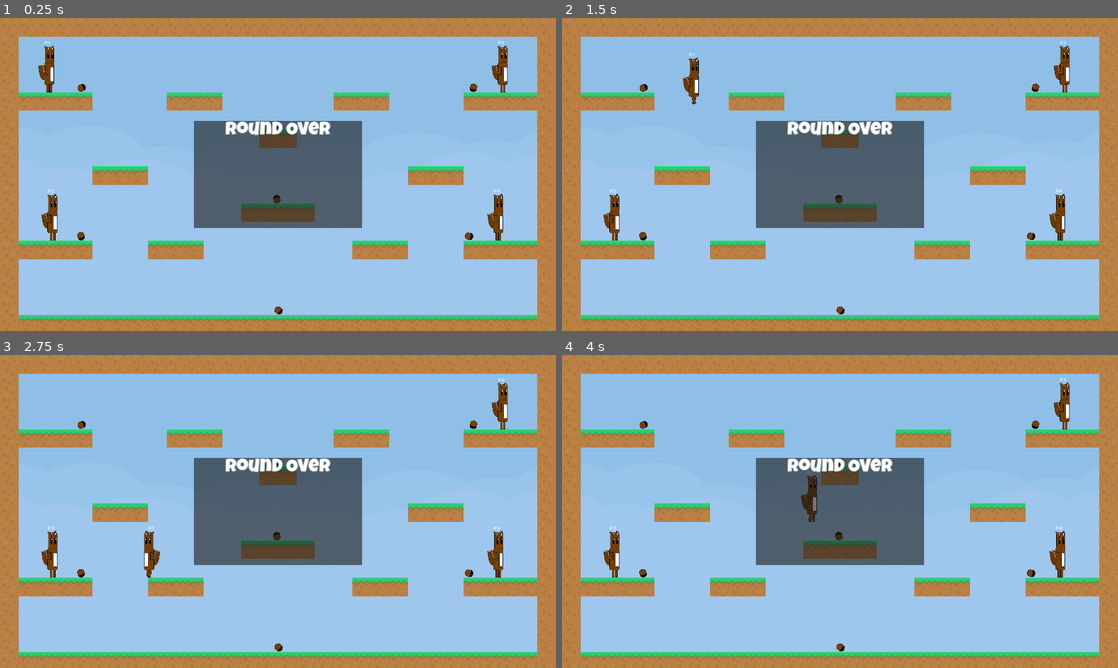
Above: before the commit, frames 1-4 (two rows, left to right).
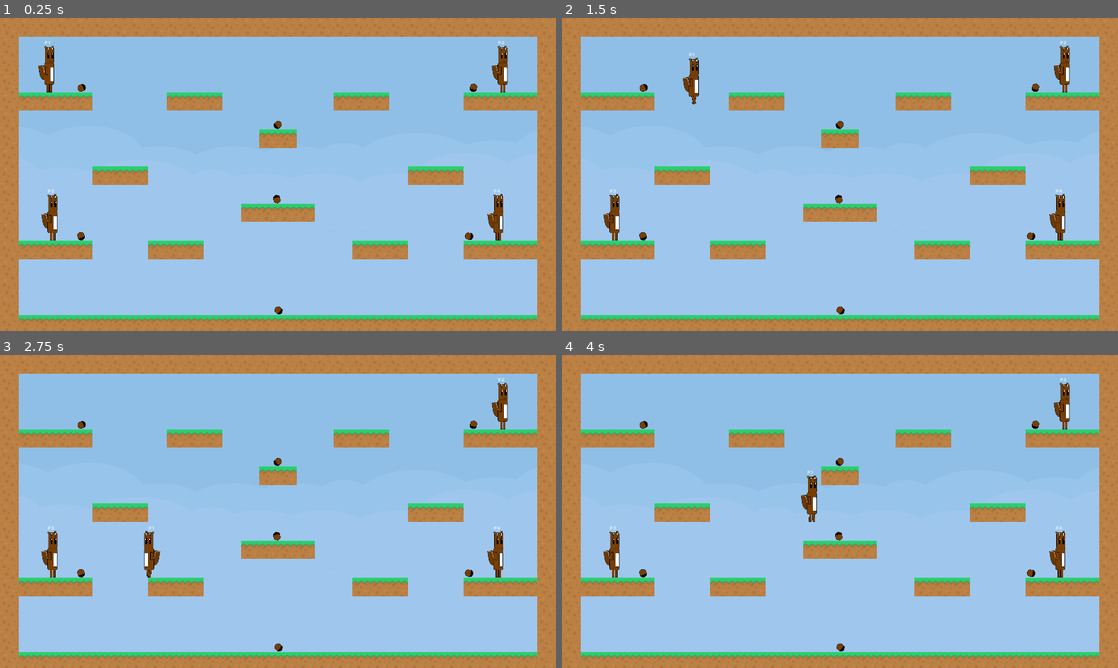
Above: after the commit, the same moments.

Repository: the-g-force/GGJ24
Game: Godot game, scene res://world/world.tscn
The game is run twice, just before and just after one commit, with the same random seed, the same clock (stepped at 60 frames per second) and the same inputs.
Inputs:
- Up to frame 1 (0.25 s): no input
- Up to frame 2 (1.5 s): tap Enter at 0.5 s; hold Z 0.53-1.28 s; hold D from 0.53 s (still down); tap Space at 0.77 s; tap Z at 1.35 s
- Up to frame 3 (2.75 s): tap Space at 1.52 s; release D at 2.03 s; hold A from 2.03 s (still down); hold Z from 2.03 s (still down)
- Up to frame 4 (4 s): release A at 2.78 s; release Z at 2.78 s; hold D from 2.78 s (still down); tap Z at 2.85 s; tap Space at 3.02, 3.77 s; hold Z from 3.53 s (still down)

The runs differ from the first frame. In frame 1, 10% of the frame differs, in the area x 34-66%, y 32-68%; in frame 2, 10%; in frame 3, 10%; in frame 4, 10%.

Commit message:
Allow toggle fullscreen with alt-enter

Diff:
--- a/project/project.godot
+++ b/project/project.godot
@@ -15,11 +15,24 @@
 config/features=PackedStringArray("4.2", "Forward Plus")
 config/icon="res://icon.svg"
 
+[autoload]
+
+GlobalKeyListener="*res://ui/global_key_listener.gd"
+
 [display]
 
 window/size/viewport_width=1920
 window/size/viewport_height=1080
+window/size/mode=3
 window/stretch/mode="canvas_items"
+
+[input]
+
+toggle_fullscreen={
+"deadzone": 0.5,
+"events": [Object(InputEventKey,"resource_local_to_scene":false,"resource_name":"","device":-1,"window_id":0,"alt_pressed":true,"shift_pressed":false,"ctrl_pressed":false,"meta_pressed":false,"pressed":false,"keycode":0,"physical_keycode":4194309,"key_label":0,"unicode":0,"echo":false,"script":null)
+]
+}
 
 [layer_names]
 
--- /dev/null
+++ b/project/ui/global_key_listener.gd
@@ -0,0 +1,9 @@
+extends Node
+
+func _process(_delta):
+	if Input.is_action_just_pressed("toggle_fullscreen"):
+		DisplayServer.window_set_mode(
+			DisplayServer.WINDOW_MODE_FULLSCREEN\
+			if DisplayServer.window_get_mode() != DisplayServer.WINDOW_MODE_FULLSCREEN\
+			else DisplayServer.WINDOW_MODE_WINDOWED
+		)
--- a/project/world/world.tscn
+++ b/project/world/world.tscn
@@ -86,6 +86,7 @@
 position = Vector2(1714, 760)
 
 [node name="GameOverLabel" type="Label" parent="."]
+visible = false
 z_index = 100
 offset_left = 915.0
 offset_top = 539.0
@@ -94,6 +95,7 @@
 horizontal_alignment = 1
 
 [node name="RoundOverScreen" parent="." instance=ExtResource("5_63ovj")]
+visible = false
 z_index = 100
 anchors_preset = 8
 anchor_left = 0.5
